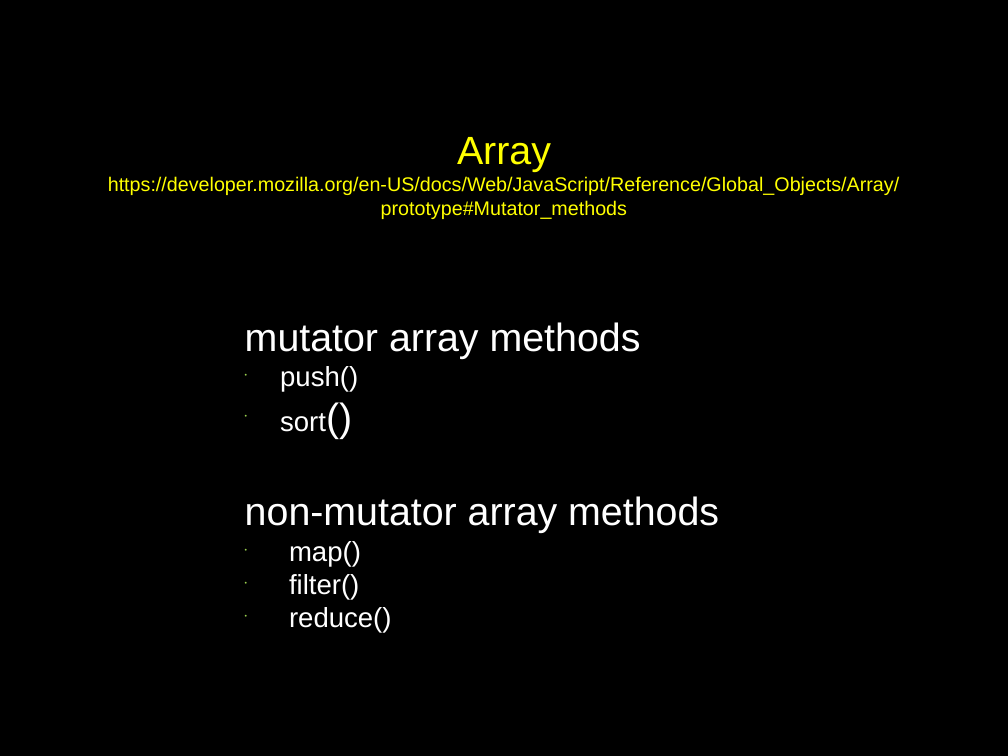
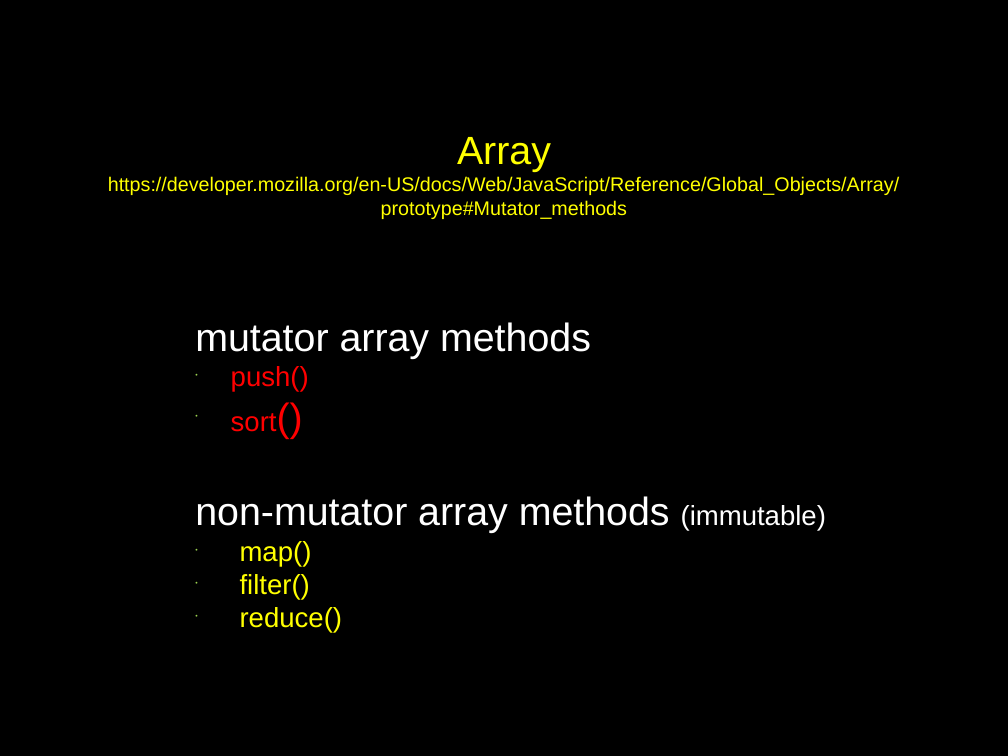
Before and after one commit to petereijgermans11/frontend-cursus, a slide deck: slide 10 of frontend-cursus/ 5 - Functional programmming.pptx. Drawn at 1008x756 pixels with LibreOffice and Linux fonts; fonts in the diff are those of the drawing. Boxes give left, top, right and bottom in pixels: in the first picture for what was removed or moved away, otherwise in the second. Text is boxed around its words. In the diff, an @@ line names an element or a change of style, - is before the commit and + after.

```diff
--- a/frontend-cursus/ 5 - Functional programmming.pptx
+++ b/frontend-cursus/ 5 - Functional programmming.pptx
@@ text "mutator array methods": place and size @@
-text "mutator array methods" at [245,322,719,633]
+text "mutator array methods" at [195,322,826,633]
@@ text at [231,366,343,633]: text colour #FFFFFF to #FF0000 in "push()", "sort()"; text colour #FFFFFF to #FFFF00 in "map()", "filter()", "reduce()" @@
@@ text at [195,496,826,533]: text changed @@
-non-mutator array methods
+non-mutator array methods (immutable)
```
Also in this commit, not shown: 11 other slides changed, 1 other file.
